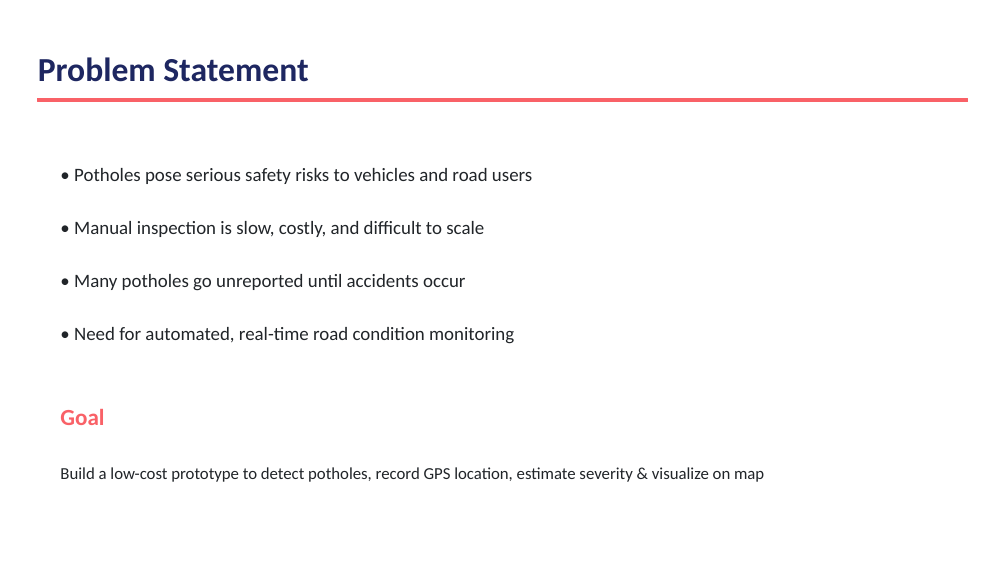
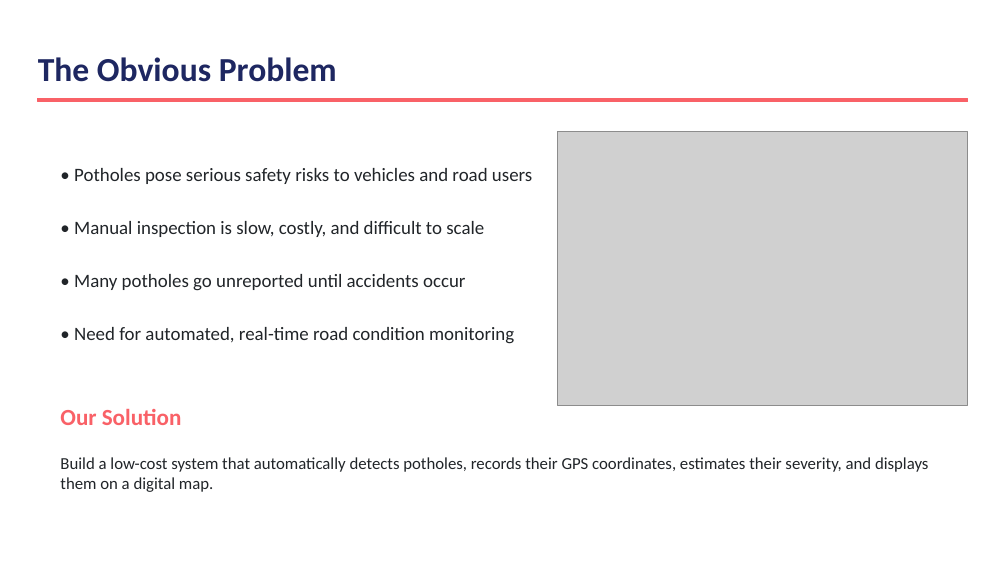
Before and after one commit to yahyazoom17/RPDS, a slide deck: slide 2 of pothole-review.pptx. Drawn at 1008x567 pixels with LibreOffice and Linux fonts; fonts in the diff are those of the drawing; grey boxes stand for pictures. Boxes give left, top, right and bottom in pixels: in the first picture for what was removed or moved away, otherwise in the second. Text is boxed around its words. In the diff, an @@ line names an element or a change of style, - is before the commit and + after.

```diff
--- a/pothole-review.pptx
+++ b/pothole-review.pptx
@@ text at box(38, 57, 337, 82): text changed @@
-Problem Statement
+The Obvious Problem
@@ picture added at box(558, 132, 968, 405) @@
@@ text at box(60, 409, 182, 425): text changed @@
-Goal
+Our Solution
@@ text at box(60, 457, 929, 492): text changed @@
-Build a low-cost prototype to detect potholes, record GPS location, estimate severity & visualize on map
+Build a low-cost system that automatically detects potholes, records their GPS coordinates, estimates their severity, and displays them on a digital map.
```
Also in this commit, not shown: 10 other slides changed, 2 slides removed, 24 other files.
